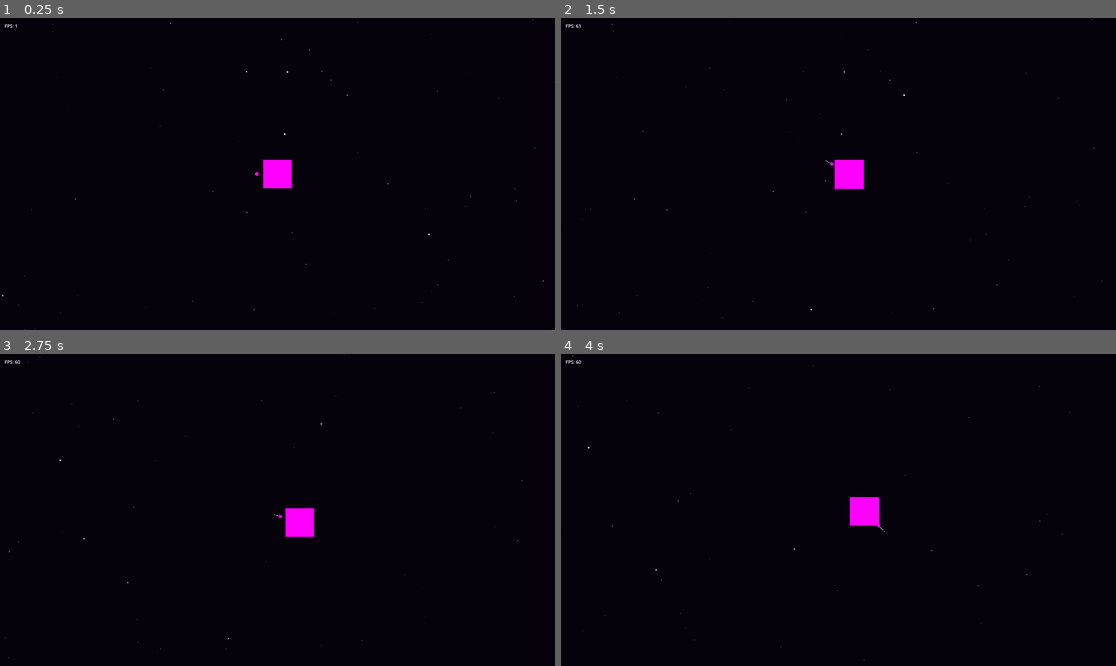
Above: before the commit, frames 1-4 (two rows, left to right).
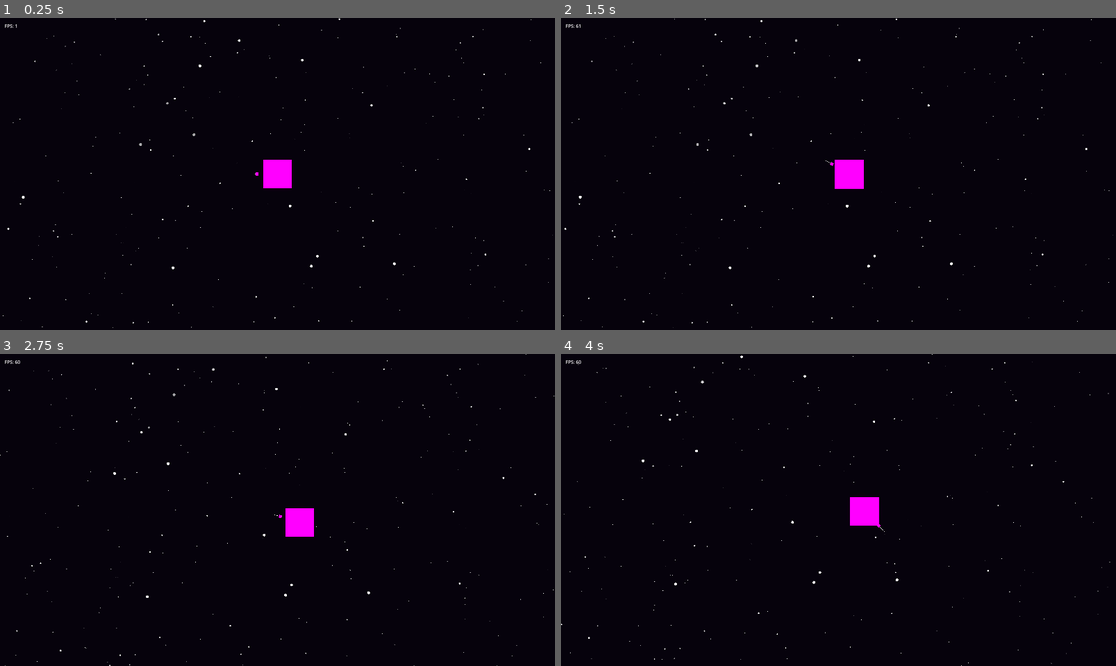
Above: after the commit, the same moments.

Repository: otDan/PlanetBlitz
Game: Godot game, scene res://main.tscn
Two runs of this game, one before a commit and one after it. Both use one fixed random seed, a clock stepped at 60 frames per second and the inputs below.
Inputs:
- Up to frame 1 (0.25 s): no input
- Up to frame 2 (1.5 s): tap Enter at 0.5 s; hold Right (ui_right) 0.53-1.28 s; hold Down (ui_down) from 1.28 s (still down)
- Up to frame 3 (2.75 s): release Down (ui_down) at 2.03 s; hold Right (ui_right) from 2.03 s (still down)
- Up to frame 4 (4 s): release Right (ui_right) at 2.78 s; hold Up (ui_up) 2.78-3.53 s; hold Left (ui_left) from 3.53 s (still down)

The runs differ from the first frame. In frame 1, 0.2% of the frame differs, in the area x 0-100%, y 0-100%; in frame 2, 0.2%; in frame 3, 0.2%; in frame 4, 0.2%.

Commit message:
refactor: Improve star field performance

Diff:
--- a/background.gd
+++ b/background.gd
@@ -1,12 +1,11 @@
 extends ParallaxBackground
 
 
-# Called when the node enters the scene tree for the first time.
 func _ready():
-	var gen_area = Rect2(0, 0, 4000, 4000)
-	generate_stars($FarStars, 500, Vector2(0.5, 0.75), gen_area)
-	generate_stars($Stars, 270, Vector2(1, 1.25), gen_area)
-	generate_stars($CloseStars, 80, Vector2(2, 3), gen_area)
+	var gen_area = Rect2(0, 0, 3000, 3000)
+	generate_stars($FarStars, 650, Vector2(1, 1.25), gen_area)
+	generate_stars($Stars, 220, Vector2(1, 2.55), gen_area)
+	generate_stars($CloseStars, 95, Vector2(1.5, 5), gen_area)
 
 
 func generate_stars(parallaxLayer: ParallaxLayer, star_count: int, star_size_range: Vector2, spawn_area: Rect2):
@@ -19,3 +18,17 @@
 		starInstance.position = starPosition
 
 		parallaxLayer.add_child(starInstance)
+
+
+func _process(delta):
+	var viewportRect = Rect2(Vector2.ZERO, get_viewport().get_visible_rect().size)
+
+	var stars = []
+	stars.append_array($FarStars.get_children())
+	stars.append_array($Stars.get_children())
+	stars.append_array($CloseStars.get_children())
+
+	for star in stars:
+		var starPosition = star.global_position
+		if viewportRect.has_point(starPosition):
+			star.queue_redraw()
--- a/main.tscn
+++ b/main.tscn
@@ -29,14 +29,14 @@
 
 [node name="FarStars" type="ParallaxLayer" parent="Background"]
 motion_scale = Vector2(0.2, 0.2)
-motion_mirroring = Vector2(4000, 4000)
+motion_mirroring = Vector2(3000, 3000)
 
 [node name="Stars" type="ParallaxLayer" parent="Background"]
 motion_scale = Vector2(0.5, 0.5)
-motion_mirroring = Vector2(4000, 4000)
+motion_mirroring = Vector2(3000, 3000)
 
 [node name="CloseStars" type="ParallaxLayer" parent="Background"]
-motion_mirroring = Vector2(4000, 4000)
+motion_mirroring = Vector2(3000, 3000)
 
 [node name="WorldEnvironment" type="WorldEnvironment" parent="."]
 environment = ExtResource("2_357tu")
--- a/star.gd
+++ b/star.gd
@@ -3,6 +3,7 @@
 
 var size = 1
 var brightness = 1.0
+var minBrightness = 0.75
 var blinkSpeed = 1.0
 var timer = 0.0
 var blinkOffset = 0.0
@@ -19,4 +20,4 @@
 func _process(delta):
 	timer += delta
 	brightness = (sin((timer * blinkSpeed) + blinkOffset) + 1) / 2
-	queue_redraw()
+	brightness = brightness * (1.0 - minBrightness) + minBrightness
